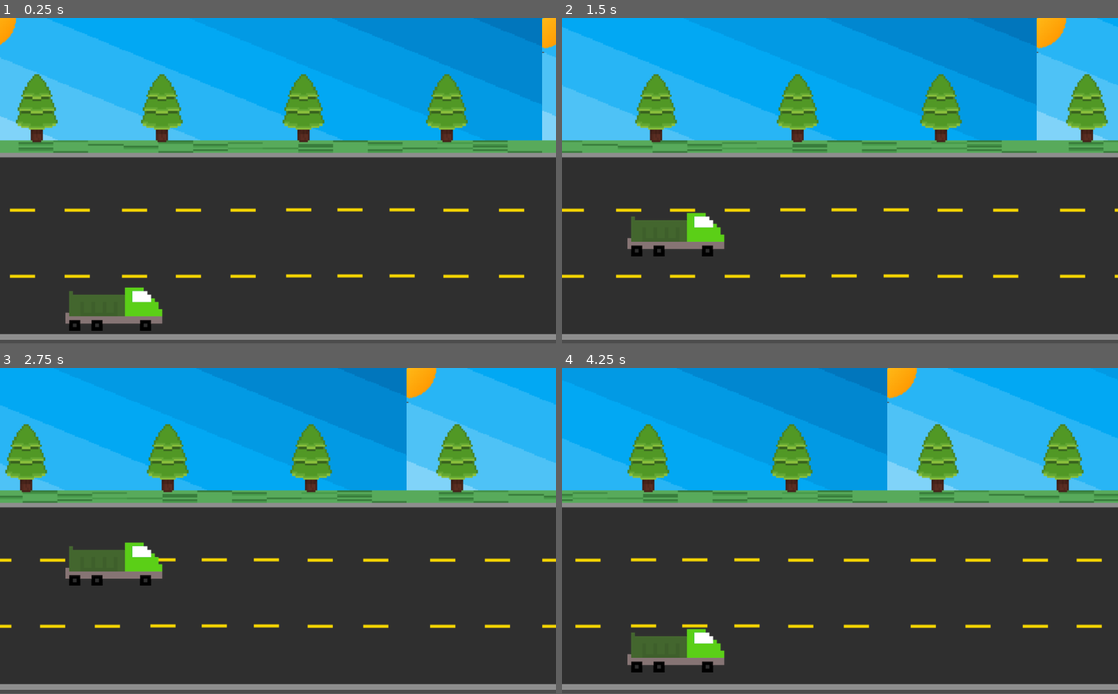
Above: before the commit, frames 1-4 (two rows, left to right).
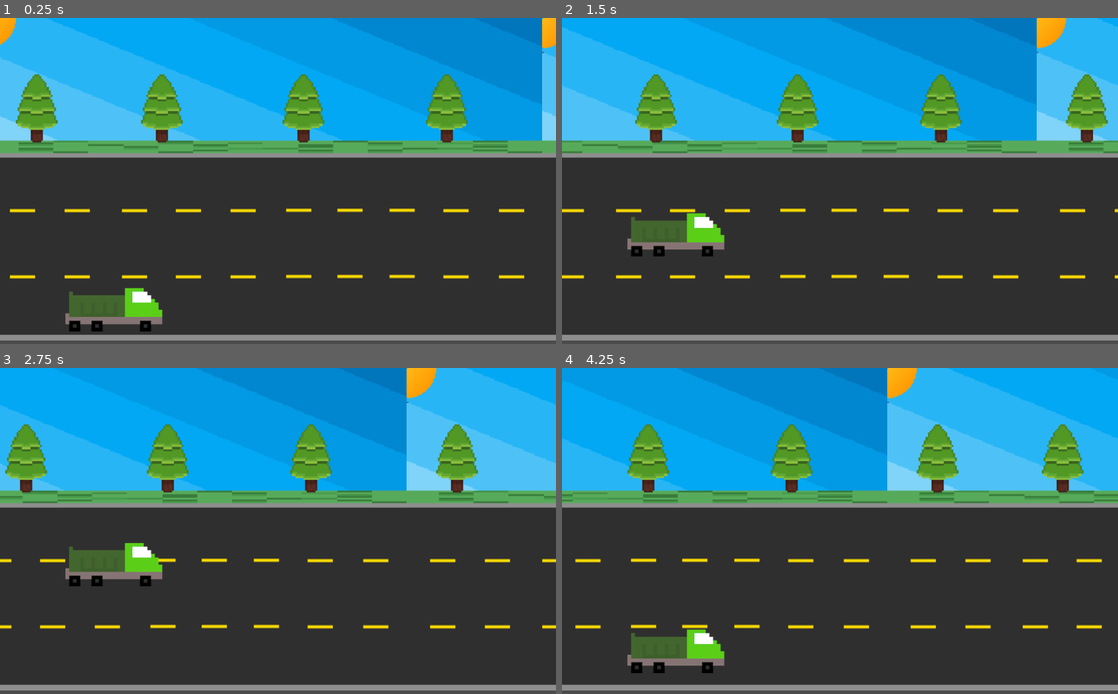
Above: after the commit, the same moments.

Repository: 2023M1T6-Inteli/grupo1
Game: Godot game, scene res://NodeRoad.tscn
Two runs of this game, one before a commit and one after it. Both use one fixed random seed, a clock stepped at 60 frames per second and the inputs below.
Inputs:
- Up to frame 1 (0.25 s): no input
- Up to frame 2 (1.5 s): hold Up (ui_up) 0.53-1.28 s; hold Down (ui_down) from 1.28 s (still down)
- Up to frame 3 (2.75 s): release Down (ui_down) at 2.03 s; hold Up (ui_up) from 2.03 s (still down)
- Up to frame 4 (4.25 s): release Up (ui_up) at 3.53 s; hold Down (ui_down) from 3.53 s (still down)
The window is 800x468 before the commit and 800x469 after it. Grey fills any space a smaller window leaves; there, only what the larger window draws over its background counts as a difference.

The runs differ from the first frame. In frame 1, 2.2% of the frame differs, in the area x 0-100%, y 17-99%; in frame 2, 2.2%; in frame 3, 2.1%; in frame 4, 2.2%.

Commit message:
ajuste de tela dinamico

Diff:
--- a/src/JACQUIS/project.godot
+++ b/src/JACQUIS/project.godot
@@ -16,9 +16,7 @@
 
 [display]
 
-window/size/resizable=false
 window/stretch/mode="2d"
-window/stretch/aspect="keep"
 
 [gui]
 
